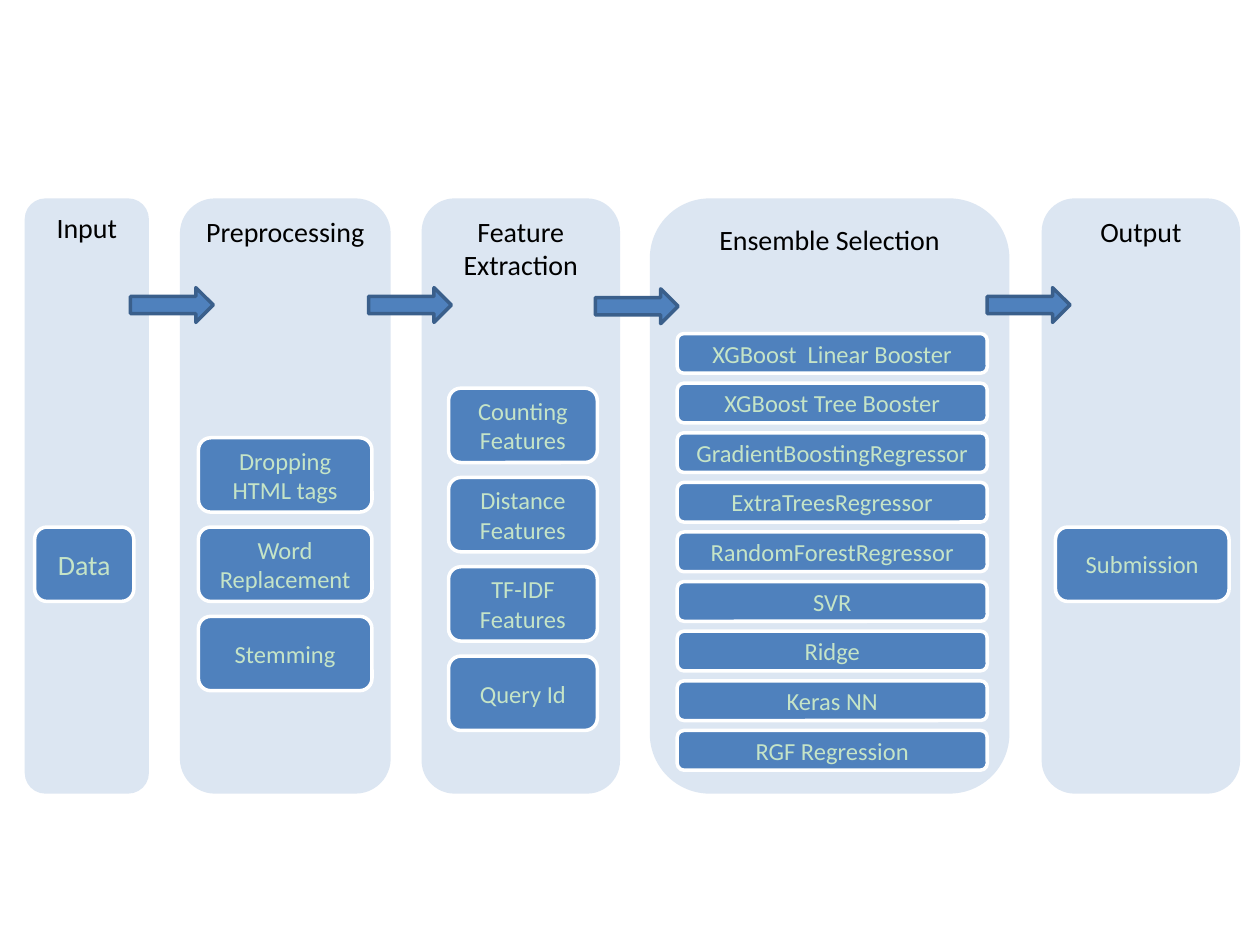
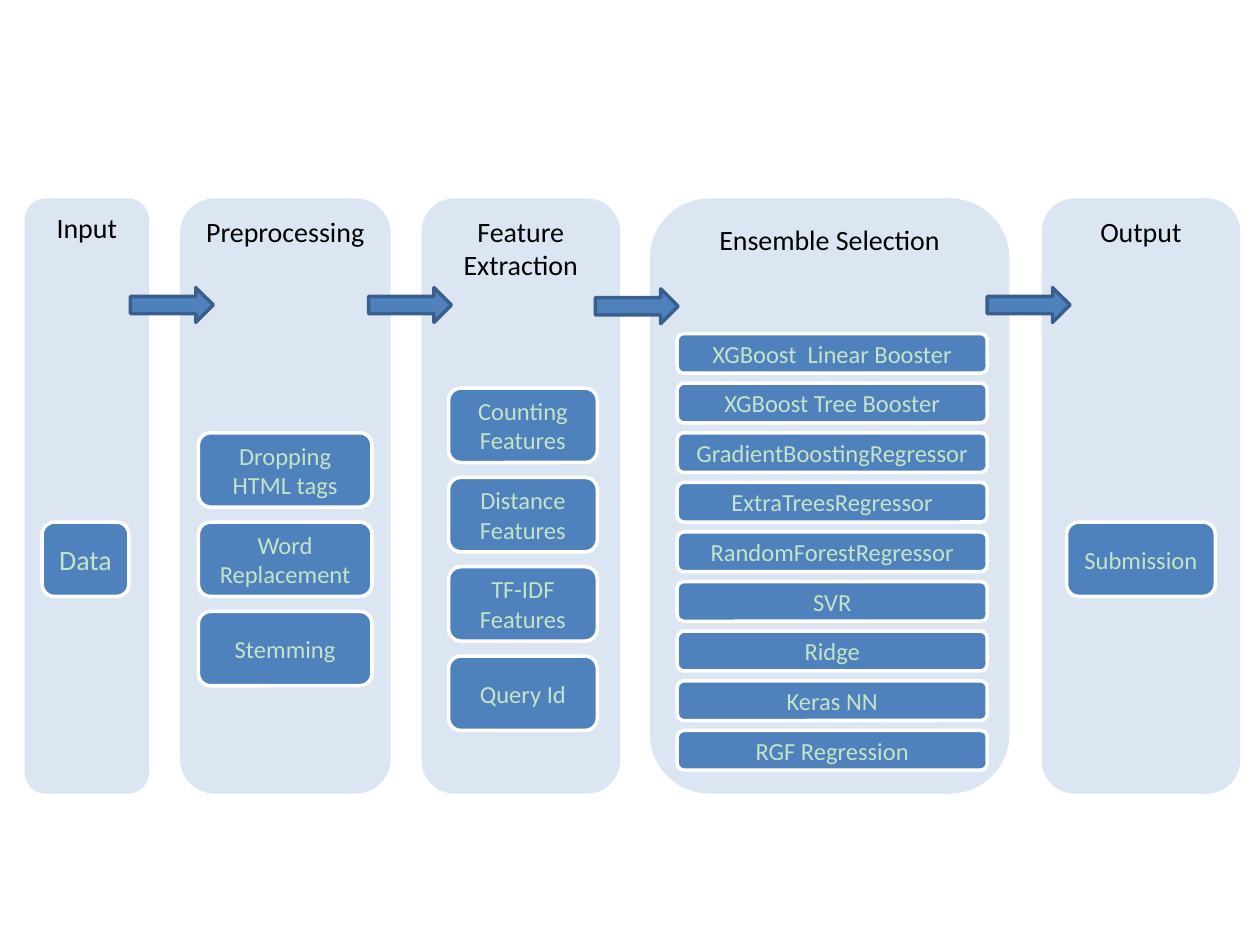
Before and after one commit to ChenglongChen/kaggle-CrowdFlower, a slide deck: slide 1 of Doc/FlowChart.pptx. Drawn at 1260x945 pixels with LibreOffice and Linux fonts; fonts in the diff are those of the drawing. Boxes give left, top, right and bottom in pixels: in the first picture for what was removed or moved away, otherwise in the second. Text is boxed around its words. In the diff, an @@ line names an element or a change of style, - is before the commit and + after.

```diff
--- a/Doc/FlowChart.pptx
+++ b/Doc/FlowChart.pptx
@@ rounded rectangle "Data": place and size @@
-rounded rectangle "Data" at (35, 527, 135, 601)
+rounded rectangle "Data" at (42, 522, 129, 596)
@@ rounded rectangle "Submission": place and size @@
-rounded rectangle "Submission" at (1056, 527, 1230, 601)
+rounded rectangle "Submission" at (1067, 522, 1216, 596)
@@ 3 rounded rectangles: place and size @@
-3 rounded rectangles at (198, 437, 372, 690)
+3 rounded rectangles at (198, 433, 372, 685)
```
Also in this commit, not shown: 12 other files.
